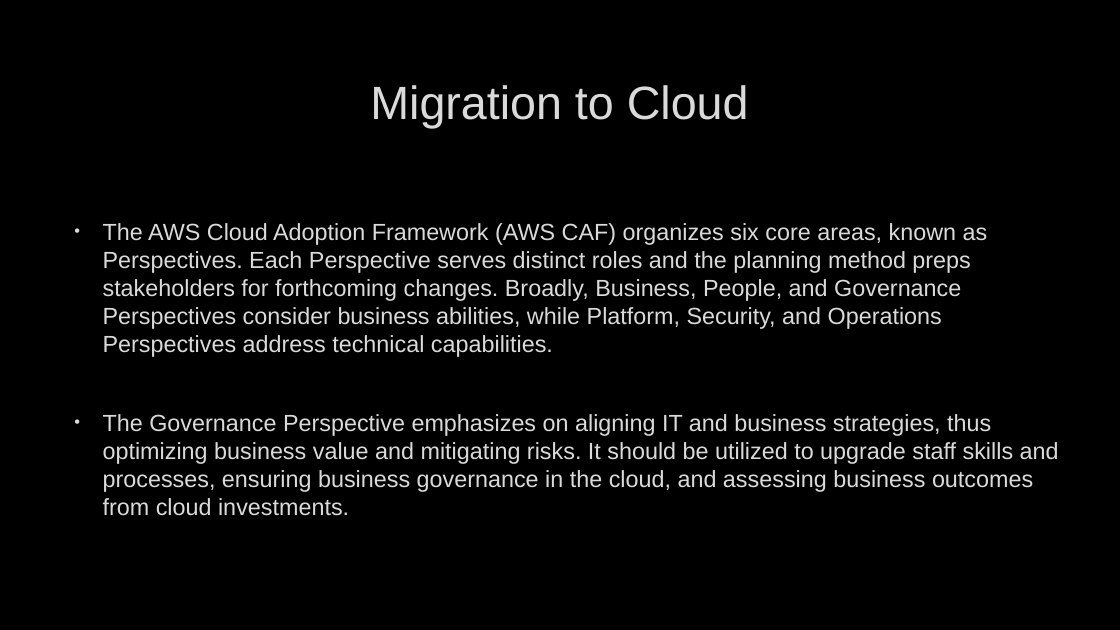
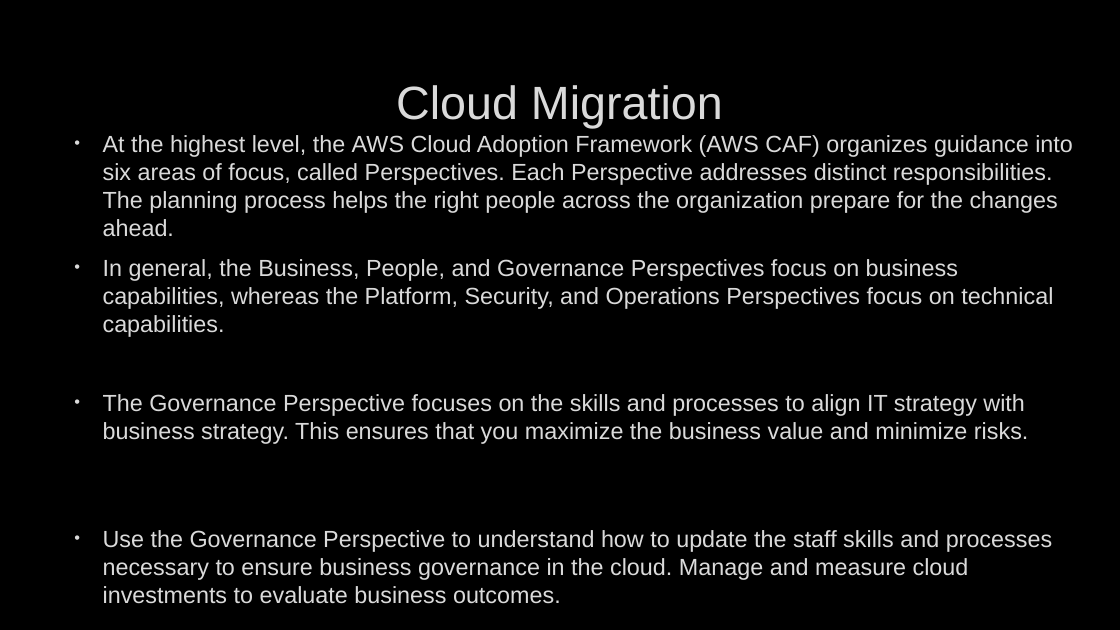
Before and after one commit to deveshbatra/genai_group1, a slide deck: slide 4 of GPTA4_tech.pptx. Drawn at 1120x630 pixels with LibreOffice and Linux fonts; fonts in the diff are those of the drawing; background and template pictures are left out. Boxes give left, top, right and bottom in pixels: in the first picture for what was removed or moved away, otherwise in the second. Text is boxed around its words. In the diff, an @@ line names an element or a change of style, - is before the commit and + after.

```diff
--- a/GPTA4_tech.pptx
+++ b/GPTA4_tech.pptx
@@ title at [396,85,723,128]: text changed @@
-Migration to Cloud
+Cloud Migration
@@ text at [103,135,1073,604]: text changed @@
-• The AWS Cloud Adoption Framework (AWS CAF) organizes six core areas, known as Perspectives. Each Perspective serves distinct roles and the planning method preps stakeholders for forthcoming changes. Broadly, Business, People, and Governance Perspectives consider business abilities, while Platform, Security, and Operations Perspectives address technical capabilities.
-• The Governance Perspective emphasizes on aligning IT and business strategies, thus optimizing business value and mitigating risks. It should be utilized to upgrade staff skills and processes, ensuring business governance in the cloud, and assessing business outcomes from cloud investments.
+• At the highest level, the AWS Cloud Adoption Framework (AWS CAF) organizes guidance into six areas of focus, called Perspectives. Each Perspective addresses distinct responsibilities. The planning process helps the right people across the organization prepare for the changes ahead.
+• In general, the Business, People, and Governance Perspectives focus on business capabilities, whereas the Platform, Security, and Operations Perspectives focus on technical capabilities.
+• The Governance Perspective focuses on the skills and processes to align IT strategy with business strategy. This ensures that you maximize the business value and minimize risks.
+• Use the Governance Perspective to understand how to update the staff skills and processes necessary to ensure business governance in the cloud. Manage and measure cloud investments to evaluate business outcomes.
```
Also in this commit, not shown: 13 other slides changed, 2 other files.
